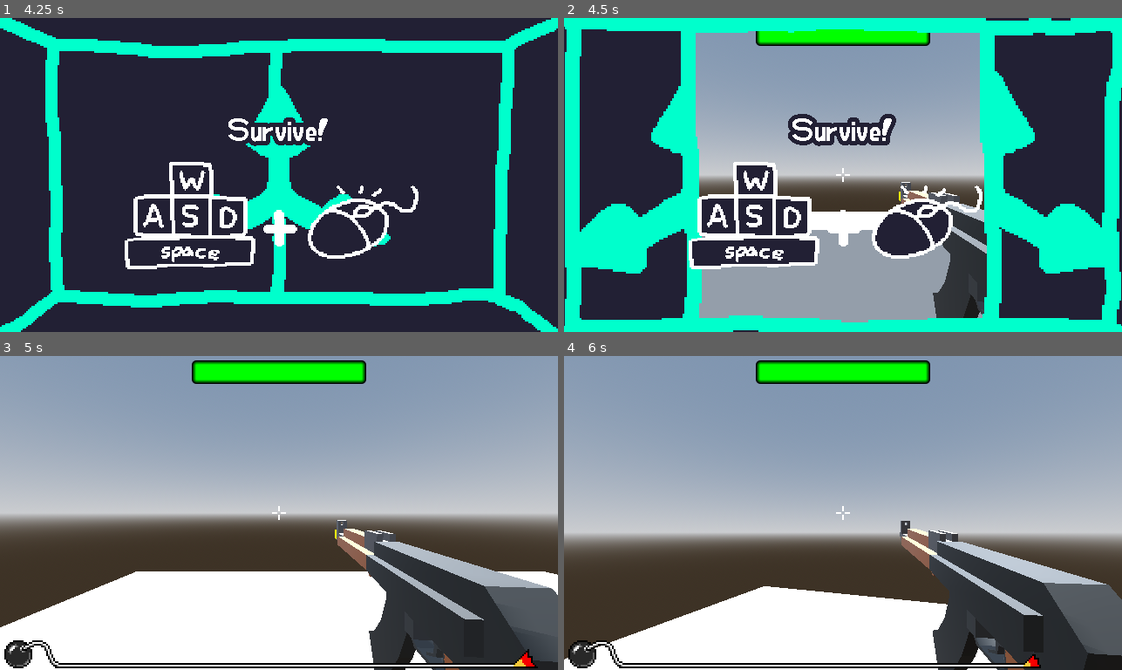
Above: before the commit, frames 1-4 (two rows, left to right).
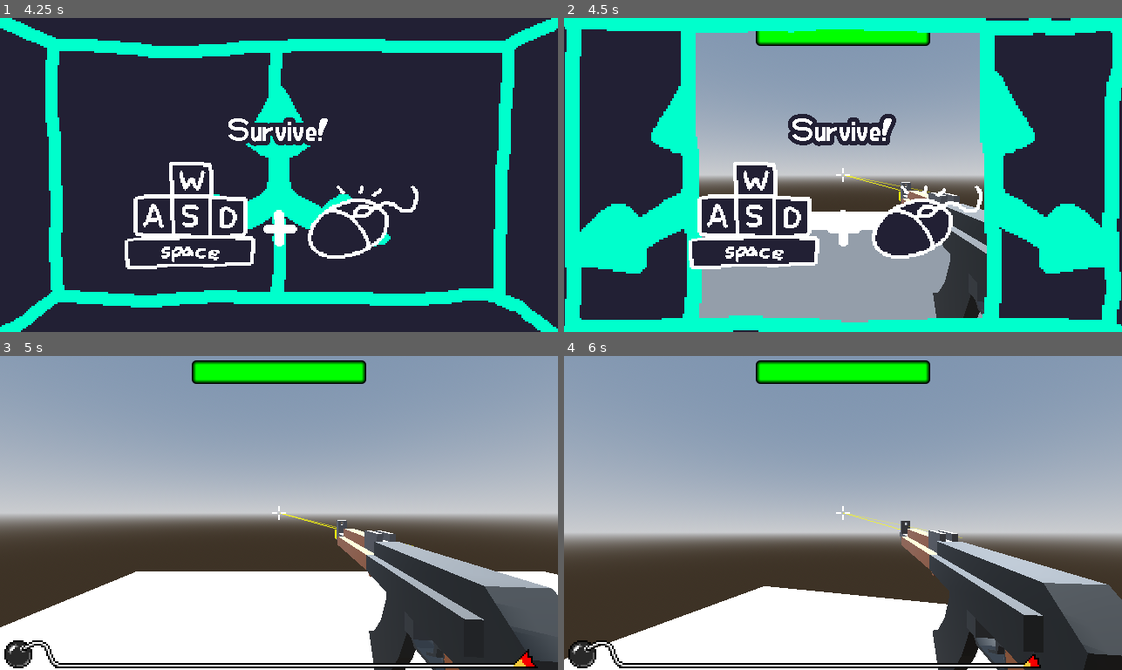
Above: after the commit, the same moments.

Repository: AHeathfield/macgdc-microgame-jam-2025
Game: Godot game, scene res://scenes/main/main.tscn
The game is run twice, just before and just after one commit, with the same random seed, the same clock (stepped at 60 frames per second) and the same inputs. Sound files missing from this copy of the repository are replaced by a short silence.
Inputs (mouse positions are in pixels of both pictures, inside the frame that each line leads up to):
- Up to frame 1 (4.25 s): click "Start" at 0.5 s; tap Enter (ui_accept) at 1.25, 1.52, 2.27, 3.77 s; move the mouse to (401, 159) at 1.27 s; press the mouse at (401, 159) at 1.28 s; hold D (keyboard_right) 1.28-2.03 s; move the mouse to (167, 190) at 2.02 s; release the mouse at (167, 190) at 2.03 s; hold S (keyboard_down) 2.03-2.78 s; click (167, 190) at 2.1 s; move the mouse to (334, 105) at 2.77 s; press the mouse at (334, 105) at 2.78 s; hold D (keyboard_right) 2.78-3.53 s; move the mouse to (251, 237) at 3.52 s; release the mouse at (251, 237) at 3.53 s; hold W (keyboard_up) from 3.53 s (still down); click (251, 237) at 3.6 s
- Up to frame 2 (4.5 s): move the mouse to (1010, 222) at 4.27 s; release W (keyboard_up) at 4.28 s; press the mouse at (1010, 222) at 4.28 s; hold A (keyboard_left) from 4.28 s (still down)
- Up to frame 3 (5 s): keep holding A (keyboard_left); tap Enter (ui_accept) at 4.52 s
- Up to frame 4 (6 s): move the mouse to (798, 509) at 5.02 s; release A (keyboard_left) at 5.03 s; release the mouse at (798, 509) at 5.03 s; hold W (keyboard_up) from 5.03 s (still down); click (798, 509) at 5.1 s; tap Enter (ui_accept) at 5.27 s; move the mouse to (848, 513) at 5.77 s; press the mouse at (848, 513) at 5.78 s

Frame 1 is identical in both runs. In frame 2, less than 0.1% of the frame differs, in the area x 50-66%, y 50-56%; in frame 3, less than 0.1%; in frame 4, less than 0.1%, in the area x 50-72%, y 49-59%.

Commit message:
Added bullet trails

Diff:
--- /dev/null
+++ b/microgames/ZombieShooter/Scenes/bullet_trail.tscn
@@ -0,0 +1,20 @@
+[gd_scene load_steps=3 format=3 uid="uid://bk0ilebjq043u"]
+
+[ext_resource type="Script" uid="uid://o3c2t38csyrw" path="res://microgames/ZombieShooter/Scripts/bullet_trail.gd" id="1_h6iu6"]
+
+[sub_resource type="StandardMaterial3D" id="StandardMaterial3D_h6iu6"]
+transparency = 1
+albedo_color = Color(0.5647059, 0.52156866, 0, 1)
+emission_enabled = true
+emission = Color(1, 1, 0, 1)
+emission_energy_multiplier = 4.0
+
+[node name="BulletTrail" type="MeshInstance3D"]
+material_override = SubResource("StandardMaterial3D_h6iu6")
+script = ExtResource("1_h6iu6")
+
+[node name="Timer" type="Timer" parent="."]
+one_shot = true
+autostart = true
+
+[connection signal="timeout" from="Timer" to="." method="_on_timer_timeout"]
--- a/microgames/ZombieShooter/Scenes/gun.tscn
+++ b/microgames/ZombieShooter/Scenes/gun.tscn
@@ -192,6 +192,9 @@
 mesh = SubResource("BoxMesh_5dhio")
 surface_material_override/0 = SubResource("StandardMaterial3D_ei0jn")
 
+[node name="barrel" type="Node3D" parent="."]
+transform = Transform3D(1, 0, 0, 0, 1, 0, 0, 0, 1, -2.4641447, 0.43910122, -0.4763131)
+
 [node name="AnimationPlayer" type="AnimationPlayer" parent="."]
 libraries = {
 &"": SubResource("AnimationLibrary_g5ic4")
--- a/microgames/ZombieShooter/Scenes/player.tscn
+++ b/microgames/ZombieShooter/Scenes/player.tscn
@@ -72,6 +72,9 @@
 collide_with_areas = true
 collide_with_bodies = false
 
+[node name="AimRayEnd" type="Node3D" parent="head"]
+transform = Transform3D(1, 0, 0, 0, 1, 0, 0, 0, 1, 0, 0, -100.462)
+
 [node name="AnimationPlayer" type="AnimationPlayer" parent="."]
 libraries = {
 &"": SubResource("AnimationLibrary_5mba2")
--- /dev/null
+++ b/microgames/ZombieShooter/Scripts/bullet_trail.gd
@@ -0,0 +1,26 @@
+extends MeshInstance3D
+
+var alpha = 1.0
+
+# This makes sure each mat is unique, for some reason this is less laggy then setting material to local only
+func _ready() -> void:
+	var dup_mat = material_override.duplicate()
+	material_override = dup_mat
+
+# Followed this tutorial for this: https://www.youtube.com/watch?v=tryYXX30FGg
+func init(start : Vector3, end : Vector3) -> void:
+	var draw_mesh = ImmediateMesh.new()
+	mesh = draw_mesh
+	draw_mesh.surface_begin(Mesh.PRIMITIVE_LINES, material_override)
+	draw_mesh.surface_add_vertex(start)
+	draw_mesh.surface_add_vertex(end)
+	draw_mesh.surface_end() # Lets Godot know mesh is ready to be drawn
+
+
+func _process(delta) -> void:
+	alpha -= delta * 3.5
+	material_override.albedo_color.a = alpha
+
+
+func _on_timer_timeout():
+	queue_free()
--- a/microgames/ZombieShooter/Scripts/player.gd
+++ b/microgames/ZombieShooter/Scripts/player.gd
@@ -12,6 +12,8 @@
 @onready var head = $head
 @onready var gun_animation = $head/Gun/AnimationPlayer
 @onready var aim_ray = $head/AimRay
+@onready var aim_ray_end = $head/AimRayEnd
+@onready var gun_barrel = $head/Gun/barrel
 
 # signals
 signal player_hit
@@ -21,6 +23,7 @@
 var jump_velocity = 4.5
 var hit_velocity : Vector3 = Vector3.ZERO
 var direction : Vector3 = Vector3.ZERO
+var bullet_trail = load("res://microgames/ZombieShooter/Scenes/bullet_trail.tscn")
 
 func _ready() -> void:
 	# Locks the cursor in middle of screen and makes it invisible
@@ -97,9 +100,17 @@
 func _shoot() -> void:
 	if !gun_animation.is_playing():
 		gun_animation.play("Shoot")
+		var bullet_trail_inst = bullet_trail.instantiate()
 		if aim_ray.is_colliding():
+			bullet_trail_inst.init(gun_barrel.global_position, aim_ray.get_collision_point())
 			var object_hit = aim_ray.get_collider()
 			if object_hit.is_in_group("Enemy"):
 				# Calling the hit() method on zombie
 				object_hit.hit(bullet_damage)
 				emit_signal("enemy_hit")
+		else:
+			bullet_trail_inst.init(gun_barrel.global_position, aim_ray_end.global_position)
+
+		# I'm making the bullet trail a child of the parent of the player to be put in the same scene (it bugs out if it's child of the player
+		# I followed some tutorial for this part but im guessing this has something to do with relative positions.
+		get_parent().add_child(bullet_trail_inst)
Not shown, added: microgames/ZombieShooter/Scripts/bullet_trail.gd.uid
